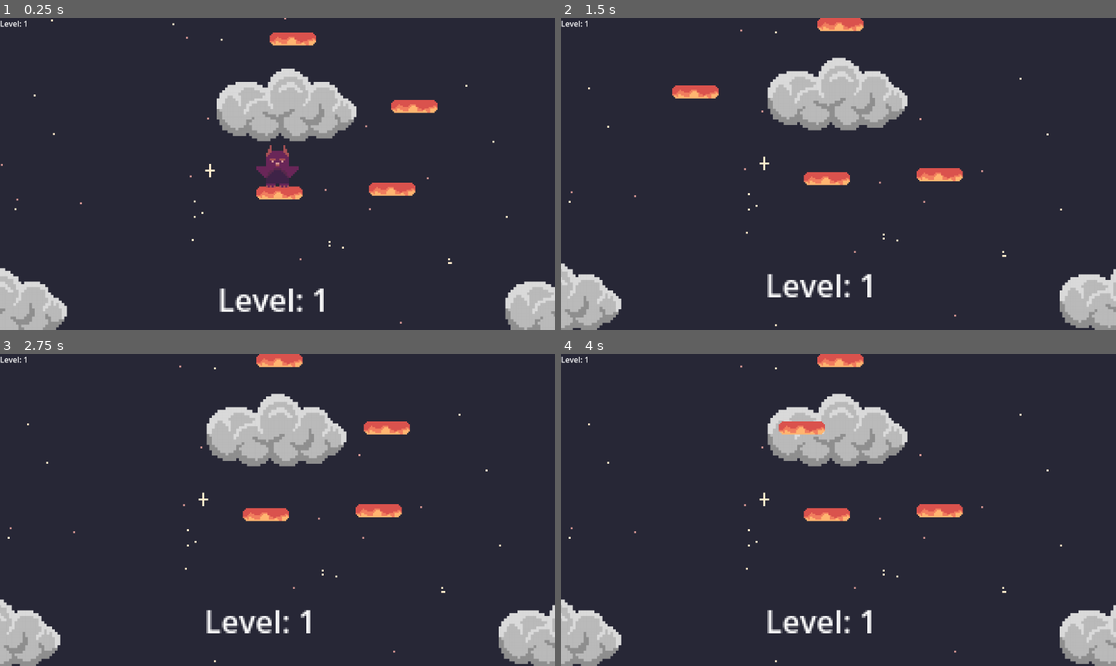
Above: before the commit, frames 1-4 (two rows, left to right).
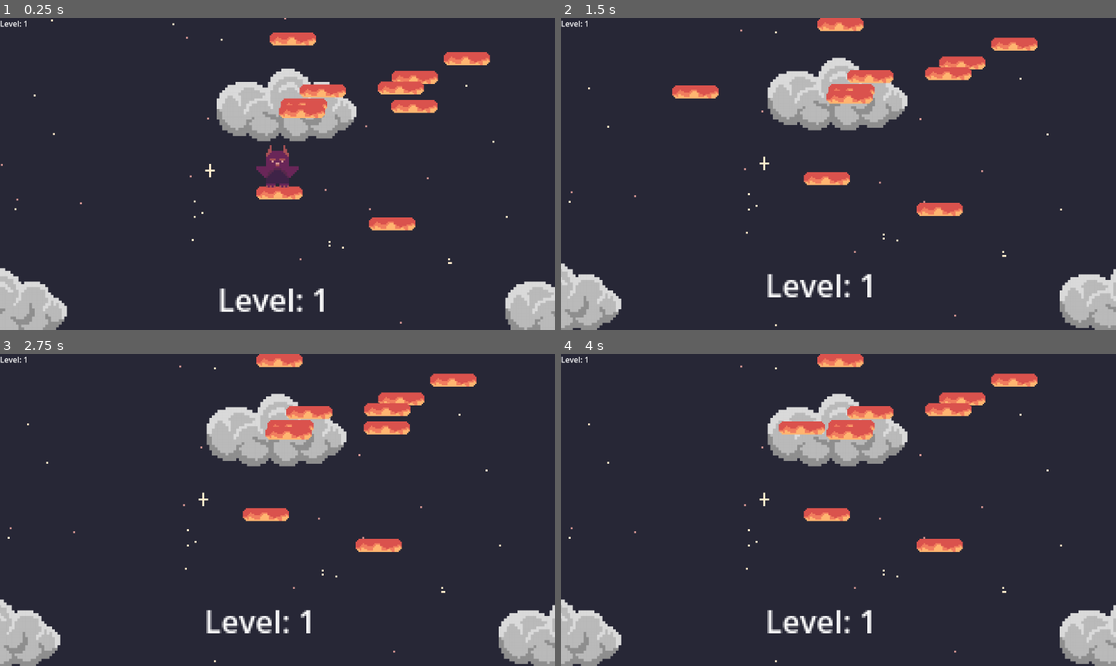
Above: after the commit, the same moments.

Repository: a-dughi/Custom-Office-Templates
Game: Godot game, scene res://Scenes/game.tscn
The game is run twice, just before and just after one commit, with the same random seed, the same clock (stepped at 60 frames per second) and the same inputs.
Inputs:
- Up to frame 1 (0.25 s): no input
- Up to frame 2 (1.5 s): hold Right (right) from 0.53 s (still down); tap Up (jump) at 0.77 s
- Up to frame 3 (2.75 s): tap Up (jump) at 1.52 s; release Right (right) at 2.03 s; hold Left (left) from 2.03 s (still down)
- Up to frame 4 (4 s): release Left (left) at 2.78 s; hold Right (right) from 2.78 s (still down); tap Up (jump) at 3.02, 3.77 s

The runs differ from the first frame. In frame 1, 2.5% of the frame differs, in the area x 50-89%, y 10-69%; in frame 2, 2.5%, in the area x 47-86%, y 6-64%; in frame 3, 2.5%; in frame 4, 2.5%.

Commit message:
increased jump velocity

Diff:
--- a/Scripts/character_body_2d.gd
+++ b/Scripts/character_body_2d.gd
@@ -3,7 +3,7 @@
 
 const SPEED = 150.0
 
-const JUMP_VELOCITY = -300.0
+const JUMP_VELOCITY = -400.0
 var characterPos = global_position.y
 
 # Get the gravity from the project settings to be synced with RigidBody nodes.
--- a/Scripts/game.gd
+++ b/Scripts/game.gd
@@ -12,7 +12,7 @@
 	# Replace with function body.
 		_position()
 
-		for i in range(10):
+		for i in range(15):
 			var new_block = block.instantiate()
 
 			new_block.global_position.x = xPos[i]
@@ -25,9 +25,9 @@
 	var j = -1
 	for i in range(numLevels):
 		j = j+1
-		while j<(i+1)*10:
+		while j<15:
 			var xTemp = randf_range(0, 100)
-			var yTemp = randf_range(-400, 100)
+			var yTemp = randf_range(-200*(i+1), 100)
 			var present = false
 			for k in range(xPos.size()):
 				var xPrev = xPos[k]
